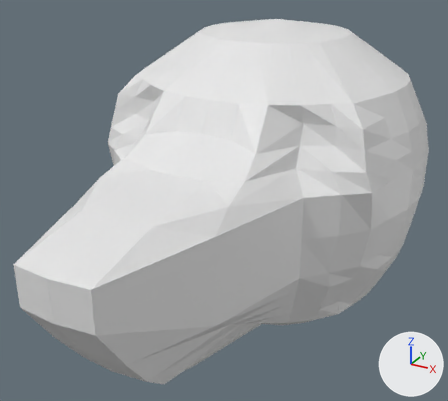
The Blender file tachita.blend: old version first, new version second.
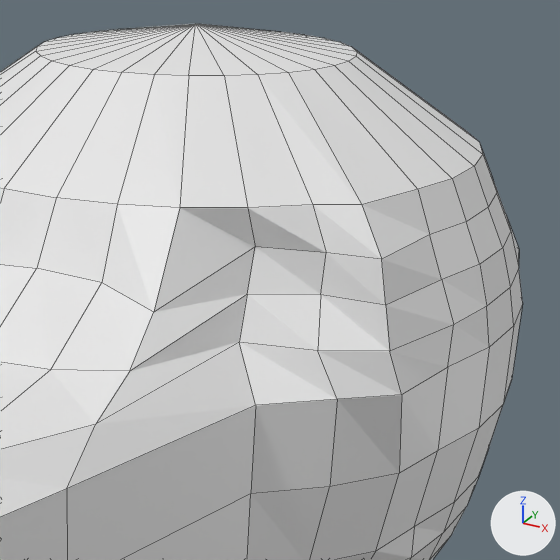
The first picture shows the older version from a camera (50 mm lens) standing at (0.424, -0.733, 2.685) and looking at (-0.015, 0.064, 2.286). The close-ups show both versions on the part from 41% to 100% of the width and 2% to 67% of the height of that picture; other places that the commit changed are outside them. Arrows for +X, +Y and +Z are at lower right; the lights stay in place. The close-ups show mesh edges as thin lines.
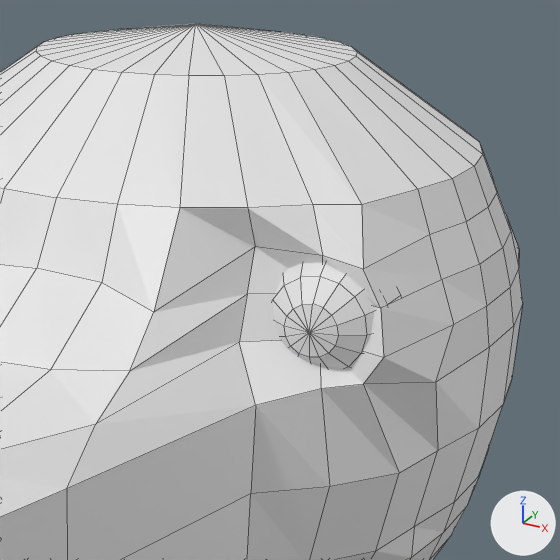
Edits to the scene script, one JSON object a line:
```json
{"block": "me_sphere", "where": "me_sphere.from_pydata(...)  # 274 vertices, 272 faces; spans x 0.0..0.93, y -1.96..0.97, z -0.02..1.91"}
{"block": "me_sphere", "where": "# used by ob_sphere; location = (0.0, 0.2093, 2.0204); scale = (0.279, 0.279, 0.279)"}
{"block": "me_sphere", "change": "me_sphere part 1"}
{"op": "set", "path": "me_sphere.vertices[61].co", "old": "(0.86, -0.37, 1.21)", "new": "(0.86, -0.48, 1.21)", "note": "pixel (447, 367) -> pixel (435, 382)"}
{"op": "set", "path": "me_sphere.vertices[67].co", "old": "(0.81, -0.6, 1.21)", "new": "(0.73, -0.64, 1.23)", "note": "pixel (401, 394) -> pixel (363, 384)"}
{"op": "set", "path": "me_sphere.vertices[73].co", "old": "(0.69, -0.69, 1.21)", "new": "(0.65, -0.69, 1.22)", "note": "pixel (337, 399) -> pixel (321, 388)"}
{"op": "set", "path": "me_sphere.vertices[115].co", "old": "(0.75, -0.58, 1.41)", "new": "(0.75, -0.61, 1.41)", "note": "pixel (385, 305) -> pixel (380, 308)"}
{"op": "set", "path": "me_sphere.vertices[116].co", "old": "(0.6, -0.58, 1.41)", "new": "(0.6, -0.56, 1.41)", "note": "pixel (320, 294) -> not seen"}
{"op": "set", "path": "me_sphere.vertices[132].co", "old": "(0.77, -0.6, 1.31)", "new": "(0.77, -0.64, 1.31)", "note": "pixel (389, 351) -> pixel (383, 357)"}
{"op": "set", "path": "me_sphere.vertices[133].co", "old": "(0.63, -0.67, 1.31)", "new": "(0.61, -0.6, 1.31)", "note": "pixel (317, 350) -> not seen"}
{"op": "set", "path": "me_sphere.vertices[149].co", "old": "(0.73, -0.57, 1.51)", "new": "(0.7, -0.6, 1.49)", "note": "pixel (381, 259) -> pixel (363, 269)"}
{"op": "set", "path": "me_sphere.vertices[150].co", "old": "(0.6, -0.58, 1.51)", "new": "(0.6, -0.6, 1.51)", "note": "pixel (326, 252) -> pixel (322, 255)"}
{"op": "add", "block": "me_sphere_001", "code": ["me_sphere_001 = bpy.data.meshes.new('Sphere.001')", "me_sphere_001.from_pydata(...)  # a UV sphere (16 segments, 8 rings, poles along z) spanning x -1.0..1.0, y -1.0..1.0, z -1.0..1.0"]}
{"op": "add", "block": "ob_sphere_001", "code": ["ob_sphere_001 = bpy.data.objects.new('Sphere.001', me_sphere_001)", "ob_sphere_001.location = (0.1694, 0.0671, 2.3959)", "ob_sphere_001.rotation_euler = (1.571, 0.0, 0.0)  # degrees (90, 0, 0)", "ob_sphere_001.scale = (0.0468, 0.0468, 0.0468)"]}
```

Where the change shows, as pixel boxes (x1, y1, x2, y2) in the close-ups (560 x 560 px; the box of a moved part takes in the faces that stretch with it):
```json
{"object": "Sphere.001", "change": "added", "after": [273, 263, 375, 369]}
{"part": 1, "of": "me_sphere", "change": "moved or reshaped", "before": [239, 189, 489, 494], "after": [239, 189, 489, 494]}
```
